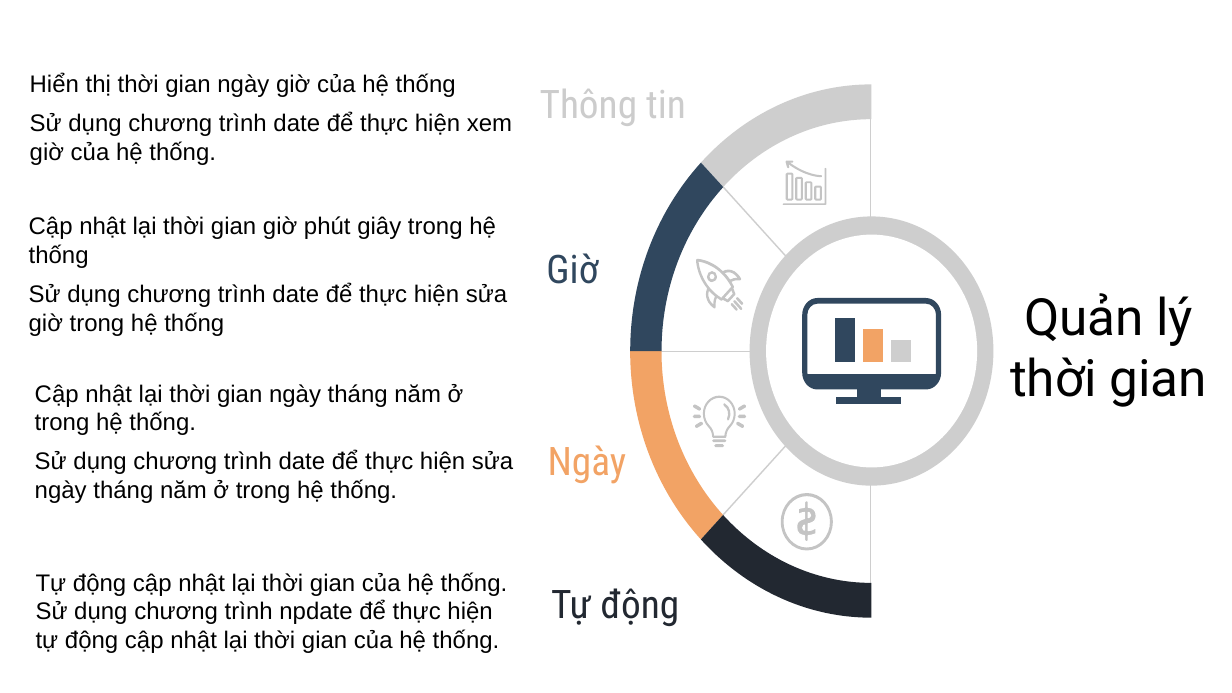
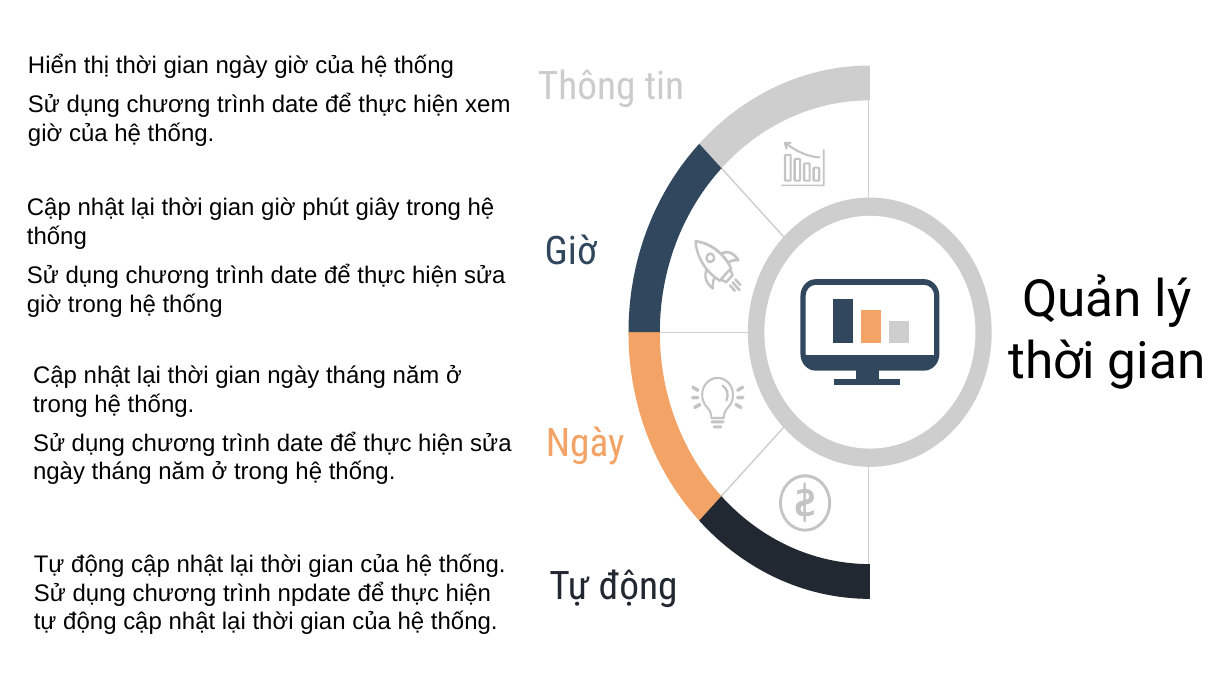
Before and after one commit to caoanhnguyen/Linux_Kernel, a slide deck: slide 8 of docs/Nhóm-3.pptx. Drawn at 1232x693 pixels with LibreOffice and Linux fonts; fonts in the diff are those of the drawing. Boxes give left, top, right and bottom in pixels: in the first picture for what was removed or moved away, otherwise in the second. Text is boxed around its words. In the diff, an @@ line names an element or a change of style, - is before the commit and + after.

```diff
--- a/docs/Nhóm-3.pptx
+++ b/docs/Nhóm-3.pptx
@@ 34 freeform shapes, 7 texts: place and size @@
-34 freeform shapes, 7 texts at (29,73,993,653)
+34 freeform shapes, 7 texts at (27,54,992,634)
@@ 7 freeform shapes, 2 texts: place and size @@
-7 freeform shapes, 2 texts at (546,163,1207,540)
+7 freeform shapes, 2 texts at (545,144,1205,521)
```
Also in this commit, not shown: 4 other slides changed, 4 other files.
